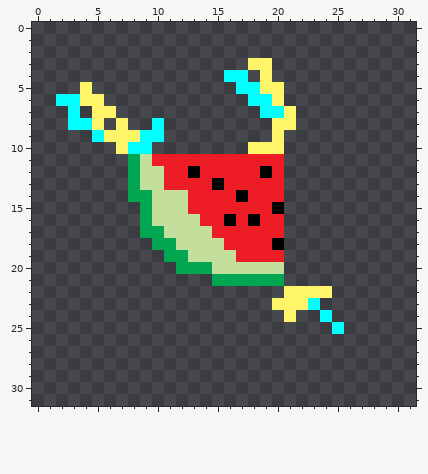
File history of a pixel-art sprite, sprites/spr_coin/layers/f915cc3b-8c93-4076-abe7-e55f1a98b497/ad67976a-3387-4ff0-812d-648495ab22a2.png. Above: the version before the commit.
The file is 32x32 pixels.
Now the later version:
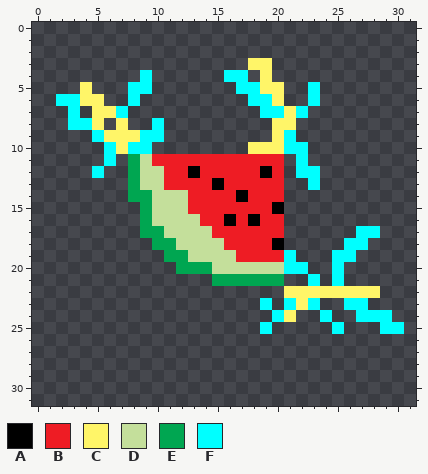
Palette (. is transparent): A #000000  B #ee1c24  C #fff568  D #c4df9b  E #00a651  F #00ffff
Diff:
The author put colour C in row 22 at x 25 to 28.
The author put colour F in row 4 at x 9; in row 5 at x 8 to 9 and 23; in row 6 at x 8 and 23; in row 7 at x 7 and 22; in row 9 at x 21; in row 10 at x 6 and 21 to 22.
The author put colour F in row 11 at x 6 and 22; in row 12 at x 5 and 22 to 23; in row 13 at x 23; in row 17 at x 27 to 28; in row 18 at x 26 to 27; in row 19 at x 21 and 25 to 26.
The author put colour F in row 20 at x 21 to 22 and 25; in row 21 at x 23 and 25; in row 23 at x 19 and 26 to 27; in row 24 at x 20 and 27 to 29; in row 25 at x 19 and 29 to 30.
Colour C becomes colour F in row 23 at x 21.
The edit erases colour C in row 23 at x 20.
